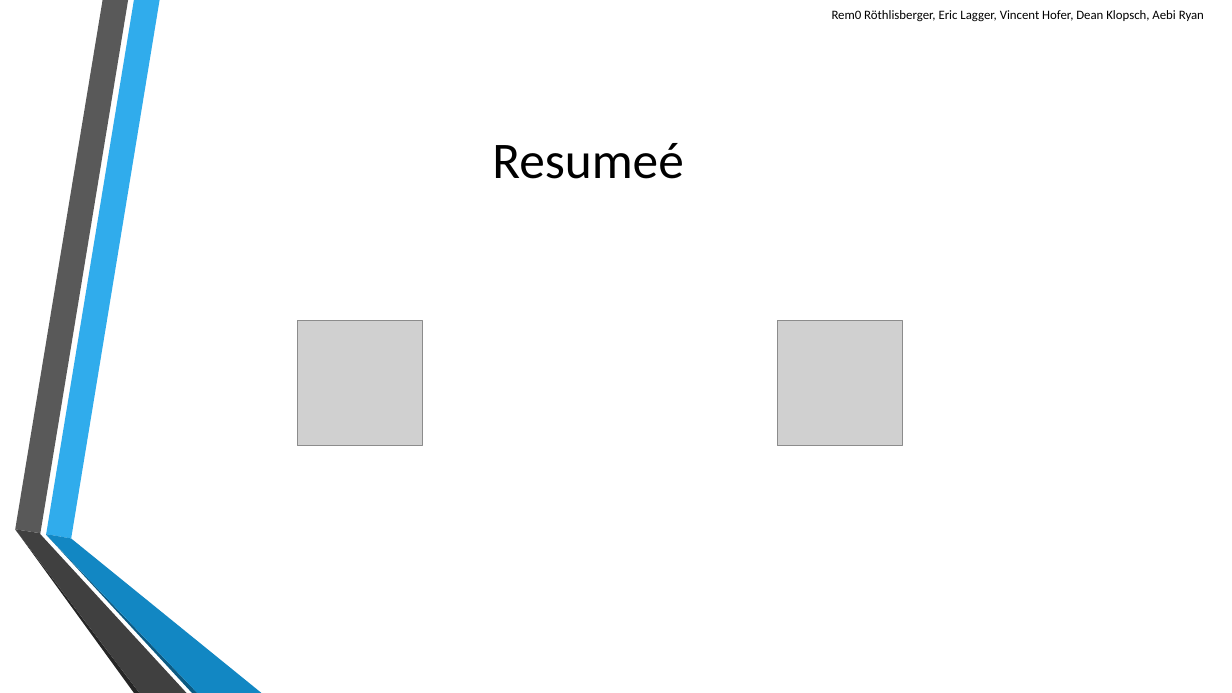
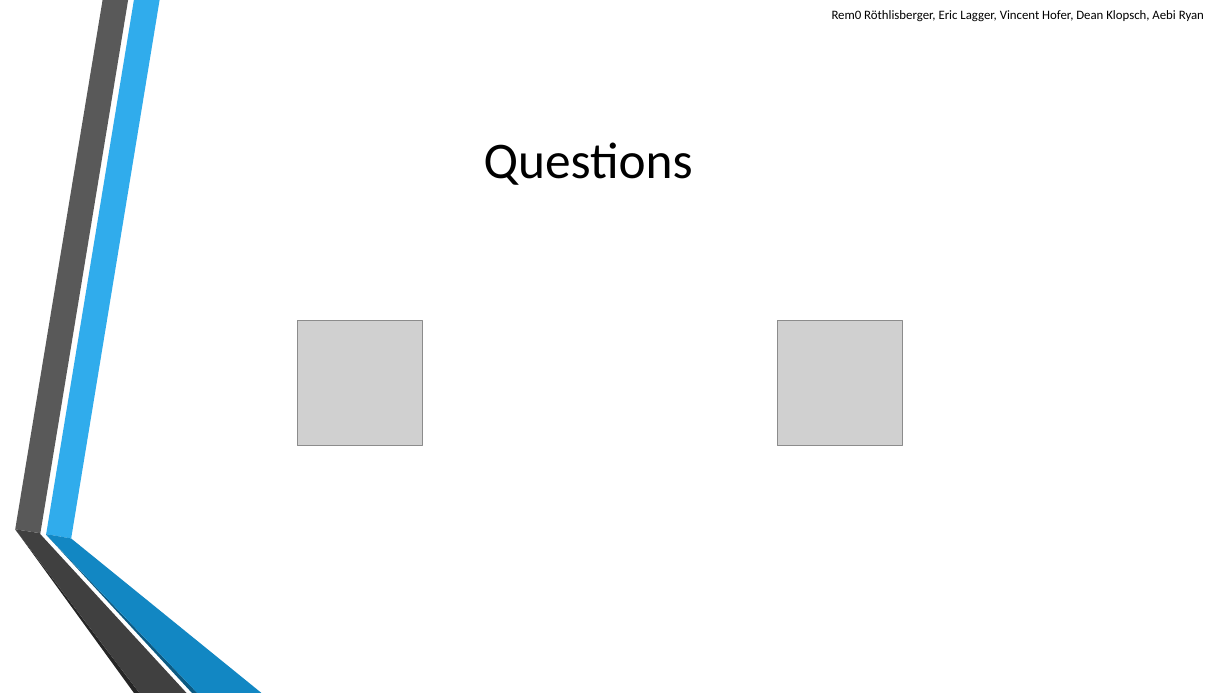
Before and after one commit to scg-unibe-ch/ese2016-team8, a slide deck: slide 9 of baseProject/presentation/Presentation-Team8.pptx (slide 7 before the commit). Drawn at 1232x693 pixels with LibreOffice and Linux fonts; fonts in the diff are those of the drawing; grey boxes stand for pictures; background and template pictures are left out. Boxes give left, top, right and bottom in pixels: in the first picture for what was removed or moved away, otherwise in the second. Text is boxed around its words. In the diff, an @@ line names an element or a change of style, - is before the commit and + after.

```diff
--- a/baseProject/presentation/Presentation-Team8.pptx
+++ b/baseProject/presentation/Presentation-Team8.pptx
@@ title at bbox=[484, 142, 693, 185]: text changed @@
-Resumeé
+Questions
```
Also in this commit, not shown: 6 other slides changed, 1 slide added.
